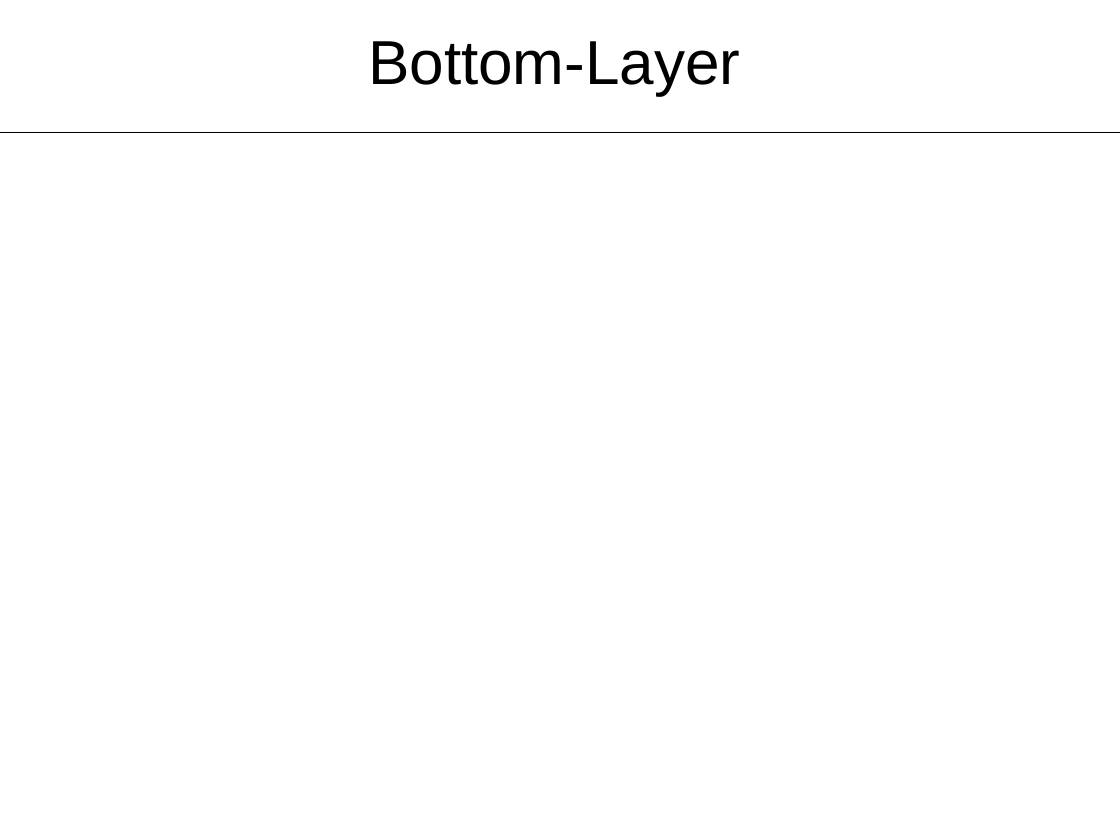
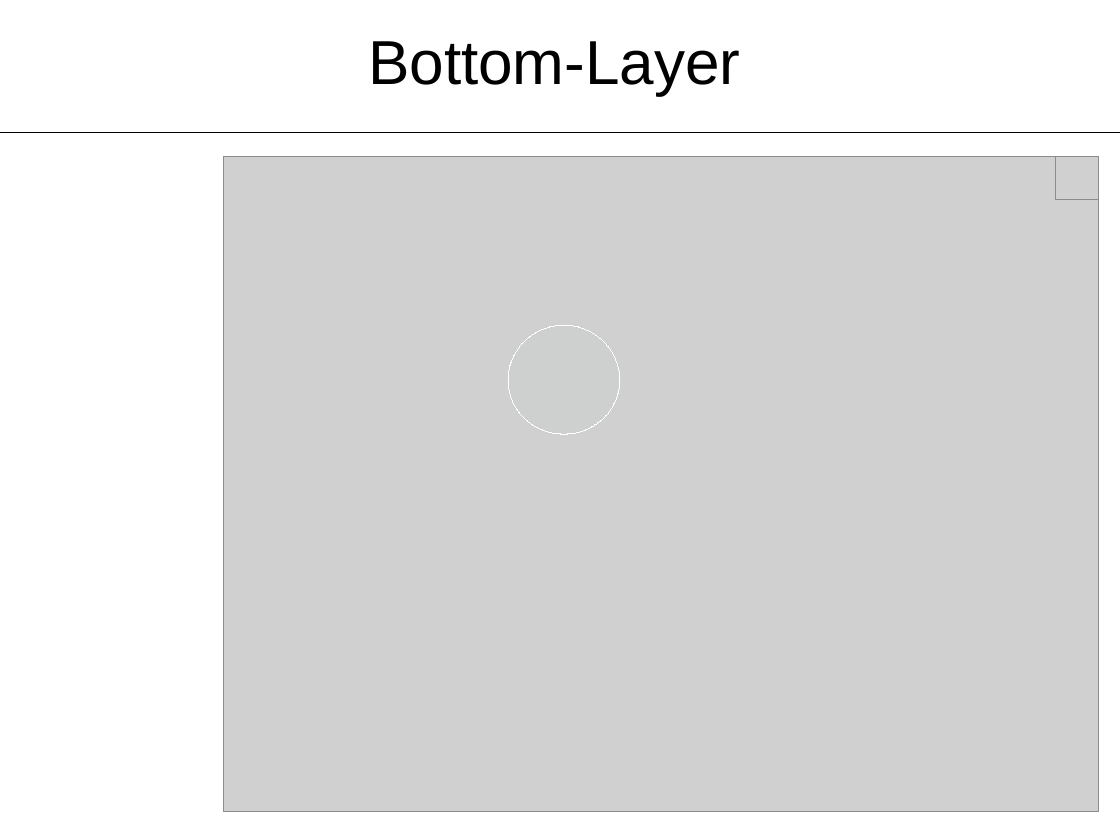
Before and after one commit to Mockasoehnchen/YCMVis, a slide deck: slide 11 of Mockup/Mockup.odp (slide 7 before the commit). Drawn at 1120x840 pixels with LibreOffice and Linux fonts; fonts in the diff are those of the drawing; grey boxes stand for pictures; background and template pictures are left out. Boxes give left, top, right and bottom in pixels: in the first picture for what was removed or moved away, otherwise in the second. Text is boxed around its words. In the diff, an @@ line names an element or a change of style, - is before the commit and + after.

Commit message:
bottom layer for mockup, first written decription of features

```diff
--- a/Mockup/Mockup.odp
+++ b/Mockup/Mockup.odp
@@ picture added at box(224, 158, 1100, 812) @@
@@ picture added at box(1056, 158, 1099, 200) @@
@@ ellipse added at box(508, 325, 620, 434), outline #FFFFFF 0 pt @@
```
Also in this commit, not shown: 3 other slides changed, 4 slides added, 38 other files.
